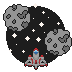
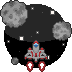
The second 72x72 image is a revision of the first. Changes to its layers:
renamed "Star (Medium)" to "Layer 6", painted on it over (x1=4, y1=4, x2=68, y2=42)
renamed "Star (Small)" to "Layer 5", painted on it over (x1=16, y1=21, x2=72, y2=45)
renamed "Star (Large)" to "Layer 4", painted on it over (x1=0, y1=0, x2=28, y2=38)
renamed "Star (Medium)" to "Layer 3", painted on it over (x1=22, y1=50, x2=46, y2=72)
renamed "Star (Small)" to "Layer 2", painted on it over (x1=24, y1=40, x2=48, y2=63)
renamed "Star (Large)" to "Layer 7", moved it above "Star Small copy 3", painted on it over (x1=11, y1=3, x2=38, y2=65)
renamed "Meteor 01" to "Star Small copy 3", moved it above "Star Small copy 2", painted on it over (x1=19, y1=28, x2=72, y2=56)
renamed "Layer 3" to "Star Small copy 2", moved it above "Star Small copy", painted on it over (x1=24, y1=47, x2=58, y2=70)
renamed "Meteor 01" to "Star Small copy", moved it above "Star Small", painted on it over (x1=3, y1=4, x2=43, y2=32)
removed layer "Star (Large)" (1st of 5) over (x1=25, y1=36, x2=30, y2=41)
removed layer "Star (Large)" (2nd of 5) over (x1=39, y1=22, x2=44, y2=27)
removed layer "Star (Large)" (3rd of 5) over (x1=36, y1=37, x2=41, y2=42)
renamed "Layer 2" to "Star Medium copy 3", painted on it over (x1=6, y1=6, x2=66, y2=66)
added layer "Star Large copy 2" above "Star Large copy" over (x1=45, y1=55, x2=50, y2=60)
added layer "Star Large copy" above "Star Large" over (x1=50, y1=10, x2=55, y2=15)
added layer "Star Large" above "Layer 1" over (x1=19, y1=36, x2=24, y2=41)
added layer "Layer 1" above "Layer 0" over (x1=4, y1=4, x2=68, y2=68)
